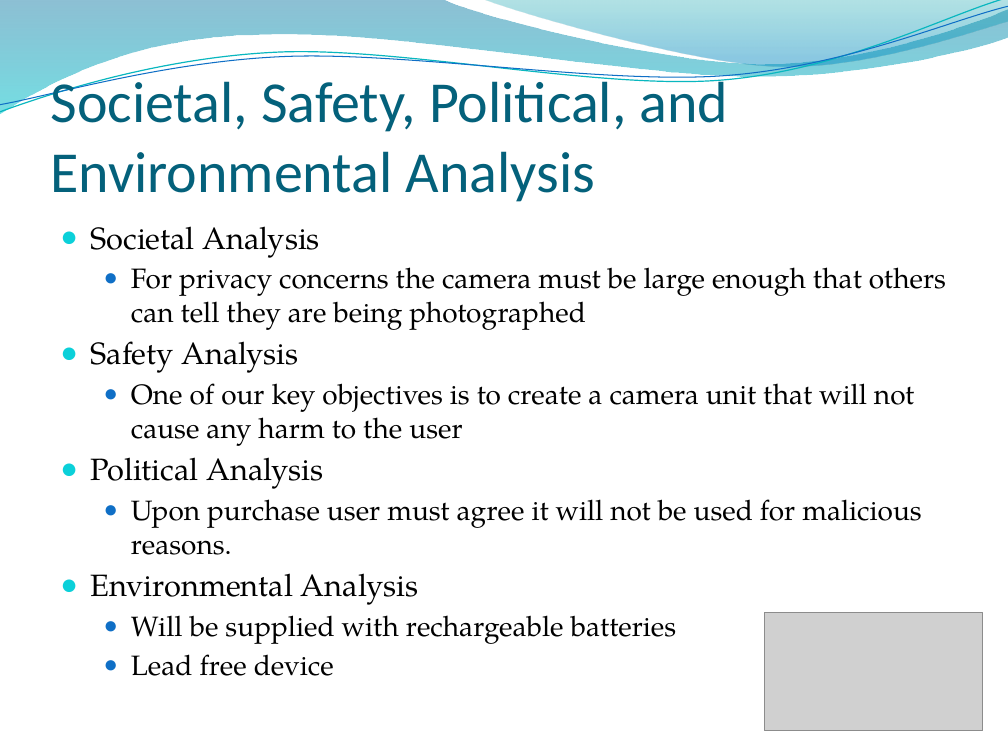
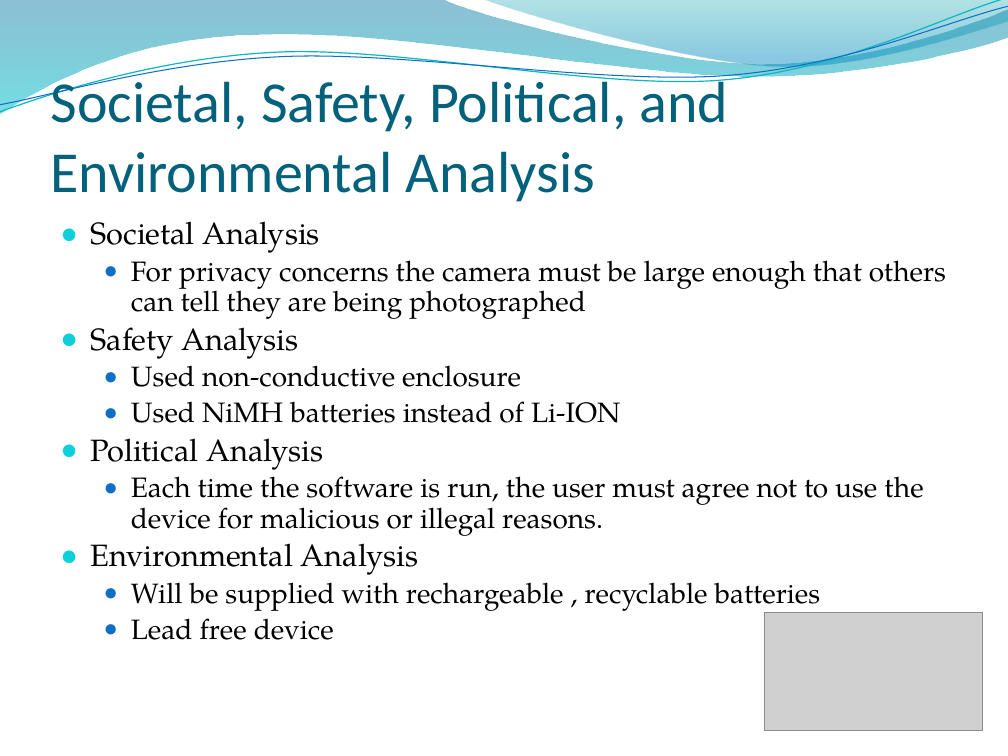
Before and after one commit to tasbal/cpsc483, a slide deck: slide 17 of MISC/Final Presentation.pptx (slide 18 before the commit). Drawn at 1008x756 pixels with LibreOffice and Linux fonts; fonts in the diff are those of the drawing; grey boxes stand for pictures; background and template pictures are left out. Boxes give left, top, right and bottom in pixels: in the first picture for what was removed or moved away, otherwise in the second. Text is boxed around its words. In the diff, an @@ line names an element or a change of style, - is before the commit and + after.

```diff
--- a/MISC/Final Presentation.pptx
+++ b/MISC/Final Presentation.pptx
@@ text at <box>91,221,946,640</box>: line spacing 1 to 0.9 @@
@@ text at <box>131,357,620,423</box>: text changed @@
-  ● One of our key objectives is to create a camera unit that will not cause any harm to the user
+  ● Used non-conductive enclosure
+  ● Used NiMH batteries instead of Li-ION
@@ text at <box>131,468,923,536</box>: text changed @@
-  ● Upon purchase user must agree it will not be used for malicious reasons.
+  ● Each time the software is run, the user must agree not to use the device for malicious or illegal reasons.
@@ text at <box>131,573,821,614</box>: text changed @@
-  ● Will be supplied with rechargeable batteries
+  ● Will be supplied with rechargeable , recyclable batteries
```
Also in this commit, not shown: 6 other slides changed, 3 slides added, 3 slides removed.
